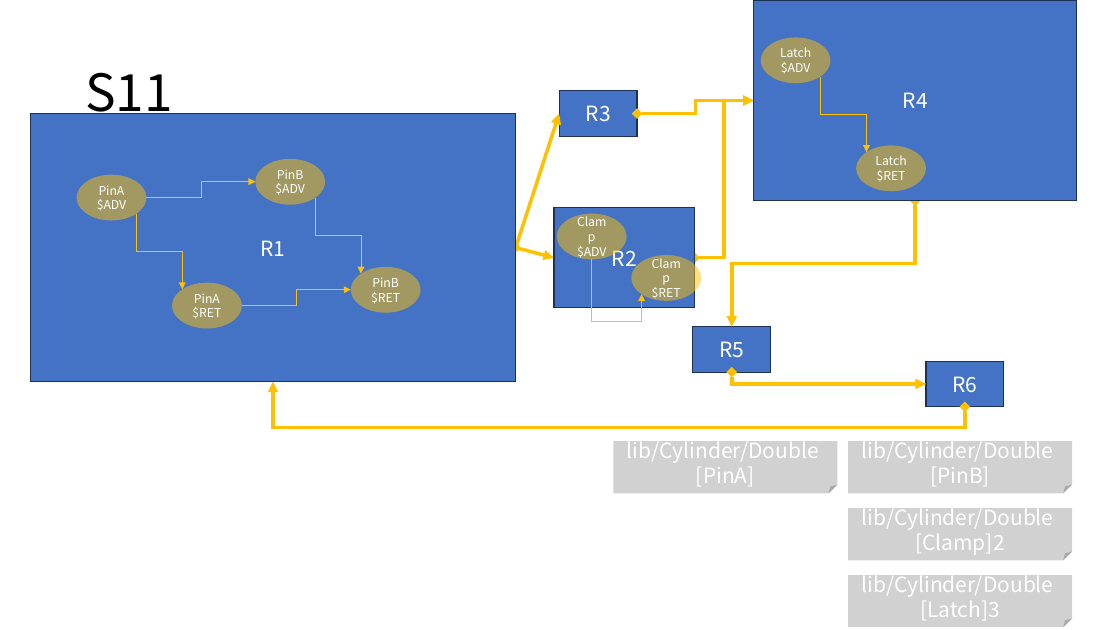
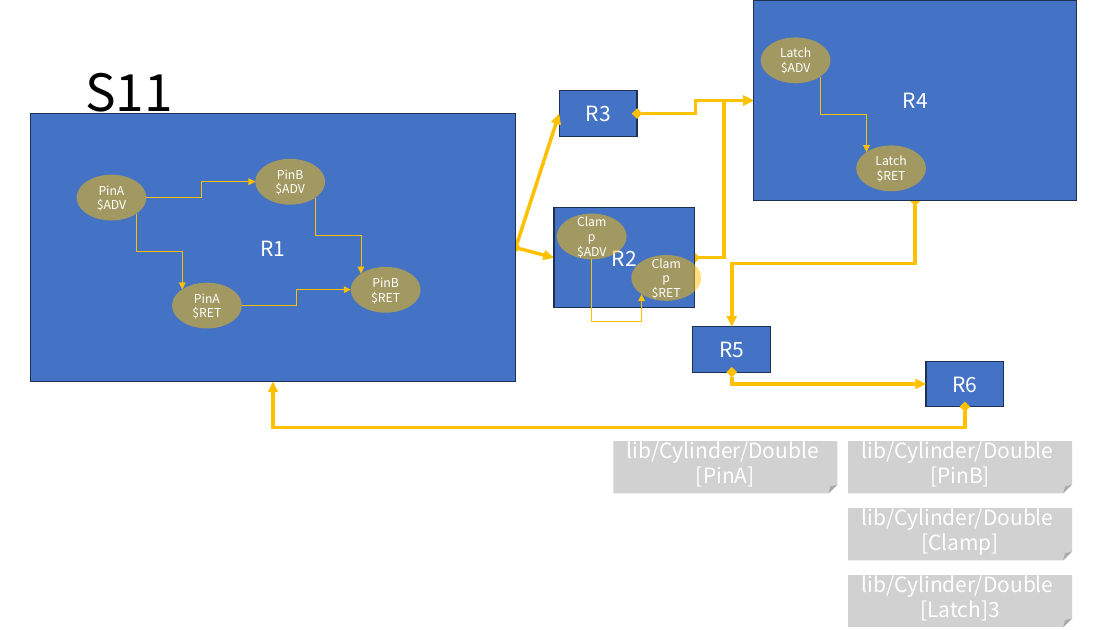
Before and after one commit to DualsoftDev/ds, a slide deck: slide 1 of DsDotNet/src/UnitTest/UnitTest.Model/ImportOfficeExample/Sample/s.pptx (slide 9 before the commit). Drawn at 1120x630 pixels with LibreOffice and Linux fonts; fonts in the diff are those of the drawing. Boxes give left, top, right and bottom in pixels: in the first picture for what was removed or moved away, otherwise in the second. Text is boxed around its words. In the diff, an @@ line names an element or a change of style, - is before the commit and + after.

```diff
--- a/DsDotNet/src/UnitTest/UnitTest.Model/ImportOfficeExample/Sample/s.pptx
+++ b/DsDotNet/src/UnitTest/UnitTest.Model/ImportOfficeExample/Sample/s.pptx
@@ text in folded corner at (921, 534, 999, 554): text changed @@
-[Clamp]2
+[Clamp]
```
Also in this commit, not shown: 2 other slides changed, 18 other files.
